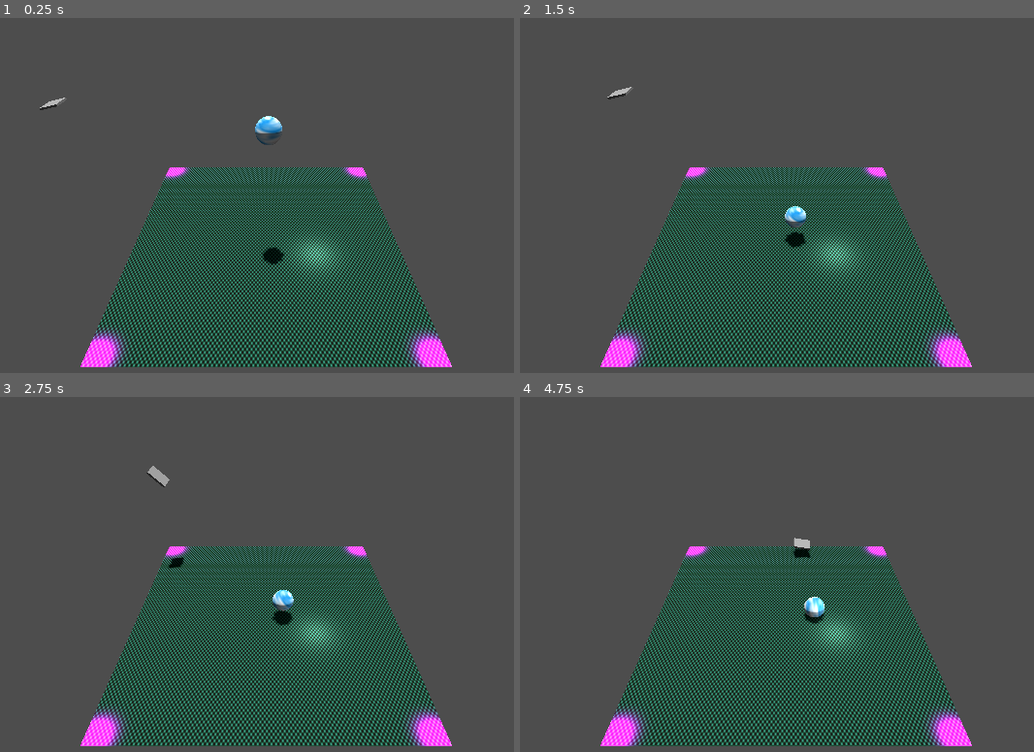
Above: before the commit, frames 1-4 (two rows, left to right).
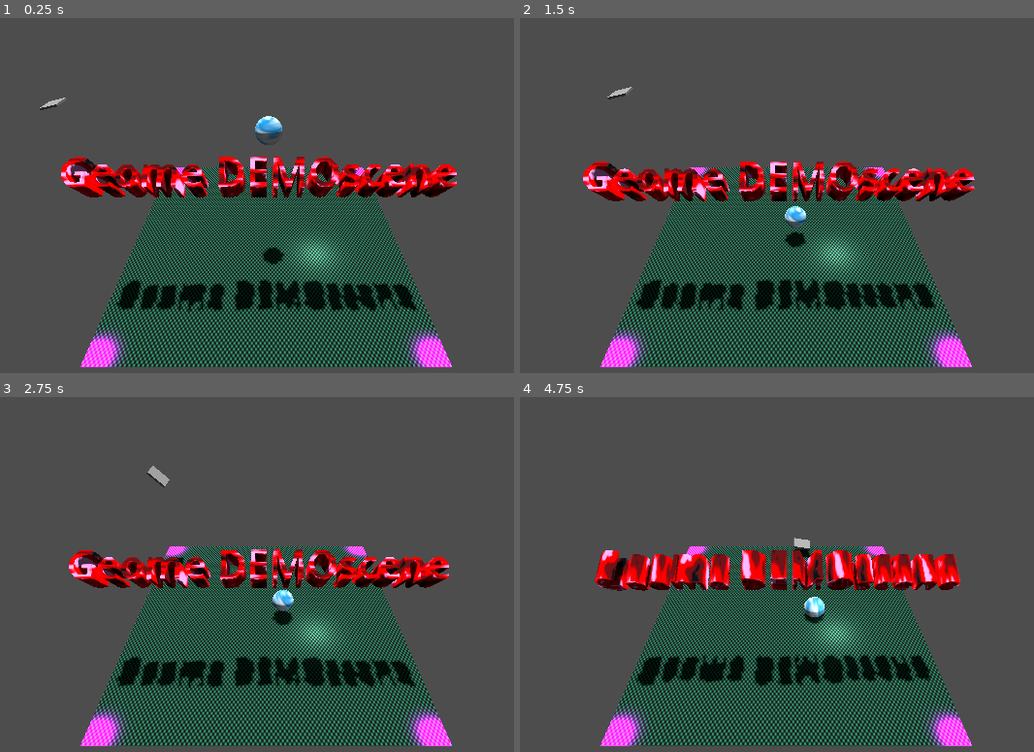
Above: after the commit, the same moments.

Repository: ColtonPhillips/geome
Game: Godot game, scene res://world/test_world.tscn
The game is run twice, just before and just after one commit, with the same random seed, the same clock (stepped at 60 frames per second) and the same inputs.
Inputs:
- Up to frame 1 (0.25 s): no input
- Up to frame 2 (1.5 s): no input
- Up to frame 3 (2.75 s): no input
- Up to frame 4 (4.75 s): no input

The runs differ from the first frame. In frame 1, 8.9% of the frame differs, in the area x 11-89%, y 39-83%; in frame 2, 8.7%; in frame 3, 8.2%; in frame 4, 9.1%, in the area x 14-86%, y 43-82%.

Commit message:
add cool stuff to my test world i guess :)

Diff:
--- /dev/null
+++ b/script/test_world.gd
@@ -0,0 +1,70 @@
+extends Node3D
+
+@onready var text_mesh_3d: MeshInstance3D = $TextMesh3D
+@onready var initial_position = text_mesh_3d.global_transform.origin
+
+enum AnimationDemo {
+	X,
+	Z,
+	Y,
+	BOUNCE
+}
+
+@export var direction: AnimationDemo = AnimationDemo.X
+@export var speed: float = 0.008
+@export var rotation_amplitude: float = 0.05  # Controls rotation intensity
+
+var elapsed_time = 0.0
+@export var bounce_frequency := 6  # Frequency of the bounces
+@export var switch_time = 1.0  # Time interval for random direction change
+var time_since_switch = 0.0
+
+# Calculate Y position for bounce effect
+func get_y_position(delta: float) -> float:
+	elapsed_time += delta
+	bounce_frequency += delta
+	var initial_height := 6.0  # Starting height in units
+	var damping := 0.8  # Damping factor
+	return initial_height * exp(-damping * elapsed_time) * abs(sin(bounce_frequency * elapsed_time))
+
+# Randomly switch to a new direction if not in BOUNCE mode
+func randomize_direction() -> void:
+	var new_direction = direction
+	while new_direction == direction:
+		new_direction = randi_range(0, AnimationDemo.size() - 1)  # Random X, Y, or Z
+	direction = new_direction
+
+# Rotation functions for each axis
+func rotate_x_demo(delta: float) -> void:
+	text_mesh_3d.rotation.x = sin(elapsed_time * speed) * rotation_amplitude
+
+func rotate_y_demo(delta: float) -> void:
+	text_mesh_3d.rotation.y = sin(elapsed_time * speed) * rotation_amplitude
+
+func rotate_z_demo(delta: float) -> void:
+	text_mesh_3d.rotation.z = sin(elapsed_time * speed) * rotation_amplitude
+
+# Bounce function
+func bounce(delta: float) -> void:
+	text_mesh_3d.global_transform.origin.y = get_y_position(delta) + initial_position.y
+
+# Main process function
+func _process(delta: float) -> void:
+	elapsed_time += delta
+	time_since_switch += delta
+
+	# Switch direction every second for X, Y, or Z
+	if time_since_switch >= switch_time:
+		randomize_direction()
+		time_since_switch = 0.0
+
+	# Apply animation based on direction
+	match direction:
+		AnimationDemo.X:
+			rotate_x_demo(delta)
+		AnimationDemo.Y:
+			rotate_y_demo(delta)
+		AnimationDemo.Z:
+			rotate_z_demo(delta)
+		AnimationDemo.BOUNCE:
+			bounce(delta)
--- a/world/test_world.tscn
+++ b/world/test_world.tscn
@@ -1,6 +1,7 @@
-[gd_scene load_steps=6 format=3 uid="uid://b1ku58ht1rrpg"]
+[gd_scene load_steps=14 format=3 uid="uid://b1ku58ht1rrpg"]
 
 [ext_resource type="PackedScene" uid="uid://bgwcwkfi4hekd" path="res://scene/pellet.tscn" id="1_1w8jl"]
+[ext_resource type="Script" path="res://script/test_world.gd" id="1_t8vno"]
 [ext_resource type="PackedScene" uid="uid://cveu3y5t7k1tr" path="res://scene/airplane.tscn" id="2_o6dk5"]
 [ext_resource type="PackedScene" uid="uid://bvoas4vmxgv87" path="res://scene/mesh_floor.tscn" id="3_6wmpx"]
 
@@ -8,8 +9,60 @@
 
 [sub_resource type="PlaneMesh" id="PlaneMesh_8urfb"]
 
+[sub_resource type="Gradient" id="Gradient_ufh76"]
+interpolation_mode = 1
+offsets = PackedFloat32Array(0, 0.354331, 0.540682, 0.729659)
+colors = PackedColorArray(1, 0.72, 0.920667, 1, 0.890196, 0, 0, 1, 0.411765, 0.109804, 0.109804, 1, 0.0588235, 0.109804, 0.109804, 1)
+
+[sub_resource type="FastNoiseLite" id="FastNoiseLite_ufjem"]
+noise_type = 3
+frequency = 0.0167
+
+[sub_resource type="NoiseTexture2D" id="NoiseTexture2D_rqqo2"]
+in_3d_space = true
+seamless = true
+seamless_blend_skirt = 0.71
+color_ramp = SubResource("Gradient_ufh76")
+noise = SubResource("FastNoiseLite_ufjem")
+
+[sub_resource type="FastNoiseLite" id="FastNoiseLite_6bjsa"]
+seed = 3
+frequency = 0.0554
+
+[sub_resource type="NoiseTexture2D" id="NoiseTexture2D_8ngj4"]
+in_3d_space = true
+seamless = true
+as_normal_map = true
+bump_strength = 19.2
+noise = SubResource("FastNoiseLite_6bjsa")
+
+[sub_resource type="StandardMaterial3D" id="StandardMaterial3D_m4b4y"]
+specular_mode = 1
+albedo_color = Color(0.920907, 0.845425, 0.995168, 1)
+albedo_texture = SubResource("NoiseTexture2D_rqqo2")
+metallic = 0.12
+metallic_specular = 0.23
+roughness = 0.0
+normal_enabled = true
+normal_texture = SubResource("NoiseTexture2D_8ngj4")
+backlight_enabled = true
+backlight = Color(1, 1, 1, 1)
+
+[sub_resource type="TextMesh" id="TextMesh_opogw"]
+material = SubResource("StandardMaterial3D_m4b4y")
+text = "Geome DEMOscene"
+justification_flags = 162
+pixel_size = 0.08
+curve_step = 10.0
+depth = 1.0
+
 [node name="TestWorld" type="Node3D"]
 transform = Transform3D(0.999994, -0.00351881, -0.000328574, 0.00351843, 0.999993, -0.0011539, 0.000332635, 0.00115274, 0.999999, 0, 0, 0)
+script = ExtResource("1_t8vno")
+direction = 3
+speed = 1.0
+rotation_amplitude = 1.0
+switch_time = 4.2
 
 [node name="DirectionalLight3D" type="DirectionalLight3D" parent="."]
 transform = Transform3D(-0.986286, 0.159791, -0.0413246, 0, 0.25038, 0.968148, 0.165048, 0.95487, -0.246946, 0, 0, 0)
@@ -34,3 +87,7 @@
 transform = Transform3D(0.999994, 0.00351843, 0.000332632, -0.00351883, 0.999995, 0.00115273, -0.000328579, -0.0011539, 1, -11.4041, 4.27351, -5.64142)
 
 [node name="MeshFloor" parent="." instance=ExtResource("3_6wmpx")]
+
+[node name="TextMesh3D" type="MeshInstance3D" parent="."]
+transform = Transform3D(0.999995, -0.00184645, 0.00278482, -0.00129895, 0.553064, 0.83314, -0.00307853, -0.833139, 0.553058, -0.217435, 4.33292, 2.22533)
+mesh = SubResource("TextMesh_opogw")
